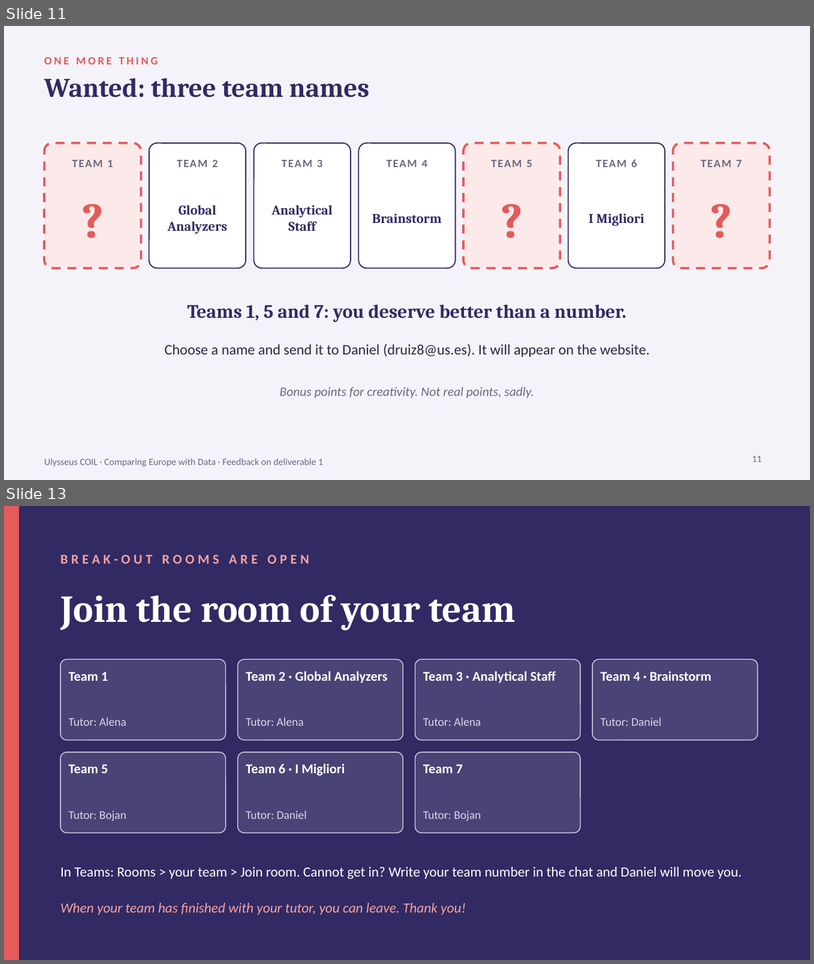
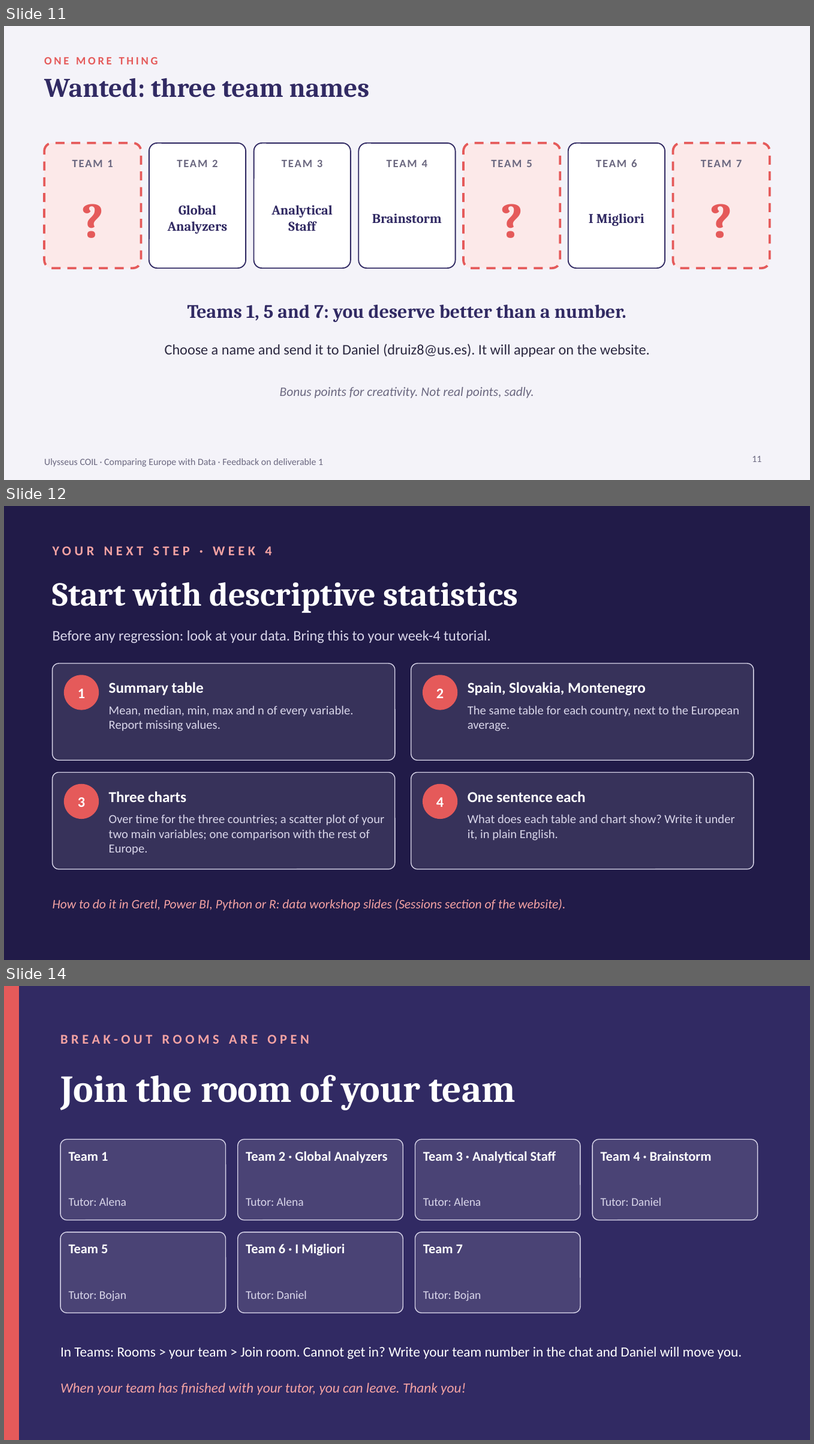
Before and after one commit to coil-europe/coil-europe.github.io, a slide deck: docs/slides/COIL_2_feedback_deliverable1.pptx. Shown one above the other, each under a label of ours: slides 11 and 13 before the commit, slides 11, 12 and 14 after it; the slides between them are not shown. The pictures are 814x964 and 814x1444 pixels, drawn with LibreOffice and Linux fonts; fonts in the diff are those of the drawing. Boxes give left, top, right and bottom in pixels: in the first picture for what was removed or moved away, otherwise in the second. Text is boxed around its words. In the diff, an @@ line names an element or a change of style, - is before the commit and + after.

```diff
--- a/docs/slides/COIL_2_feedback_deliverable1.pptx
+++ b/docs/slides/COIL_2_feedback_deliverable1.pptx
@@ slide 12 added at bbox=[4, 506, 810, 960], background #211B48 @@
@@ text added at bbox=[53, 546, 272, 555], 12 pt, text #F5A3A3, bold @@
+YOUR NEXT STEP · WEEK 4
@@ text added at bbox=[53, 582, 518, 613], 30 pt, text #FFFFFF, bold @@
+Start with descriptive statistics
@@ text added at bbox=[53, 630, 491, 643], 13 pt, text #D9D6EA @@
+Before any regression: look at your data. Bring this to your week-4 tutorial.
@@ rounded rectangle added at bbox=[53, 663, 395, 760], fill #FFFFFF at 10% opacity, outline #D9D6EA 0.75 pt @@
@@ rounded rectangle added at bbox=[411, 663, 754, 760], fill #FFFFFF at 10% opacity, outline #D9D6EA 0.75 pt @@
@@ ellipse added at bbox=[65, 675, 98, 709], fill #E55A5A, outline #E55A5A 1 pt @@
@@ text added at bbox=[109, 682, 204, 695], 13.5 pt, text #FFFFFF, bold @@
+Summary table
@@ ellipse added at bbox=[423, 675, 457, 709], fill #E55A5A, outline #E55A5A 1 pt @@
@@ text added at bbox=[468, 682, 646, 696], 13.5 pt, text #FFFFFF, bold @@
+Spain, Slovakia, Montenegro
@@ text added at bbox=[78, 688, 85, 698], 13 pt, text #FFFFFF, bold @@
+1
@@ text added at bbox=[437, 688, 444, 698], 13 pt, text #FFFFFF, bold @@
+2
@@ text added at bbox=[109, 705, 354, 731], 11 pt, text #D9D6EA @@
+Mean, median, min, max and n of every variable. Report missing values.
@@ text added at bbox=[468, 705, 740, 731], 11 pt, text #D9D6EA @@
+The same table for each country, next to the European average.
@@ rounded rectangle added at bbox=[53, 772, 395, 869], fill #FFFFFF at 10% opacity, outline #D9D6EA 0.75 pt @@
@@ rounded rectangle added at bbox=[411, 772, 754, 869], fill #FFFFFF at 10% opacity, outline #D9D6EA 0.75 pt @@
@@ ellipse added at bbox=[65, 784, 98, 818], fill #E55A5A, outline #E55A5A 1 pt @@
@@ text added at bbox=[109, 791, 186, 802], 13.5 pt, text #FFFFFF, bold @@
+Three charts
@@ ellipse added at bbox=[423, 784, 457, 818], fill #E55A5A, outline #E55A5A 1 pt @@
@@ text added at bbox=[468, 791, 586, 802], 13.5 pt, text #FFFFFF, bold @@
+One sentence each
@@ text added at bbox=[78, 797, 85, 807], 13 pt, text #FFFFFF, bold @@
+3
@@ text added at bbox=[437, 797, 444, 807], 13 pt, text #FFFFFF, bold @@
+4
@@ text added at bbox=[109, 814, 384, 855], 11 pt, text #D9D6EA @@
+Over time for the three countries; a scatter plot of your two main variables; one comparison with the rest of Europe.
@@ text added at bbox=[468, 814, 735, 840], 11 pt, text #D9D6EA @@
+What does each table and chart show? Write it under it, in plain English.
@@ text added at bbox=[53, 898, 566, 910], 11.5 pt, text #F5A3A3, italic @@
+How to do it in Gretl, Power BI, Python or R: data workshop slides (Sessions section of the website).
@@ what was slide 13 is now slide 14 @@
```
Also in this commit, not shown: 1 slide changed, 1 other file.
